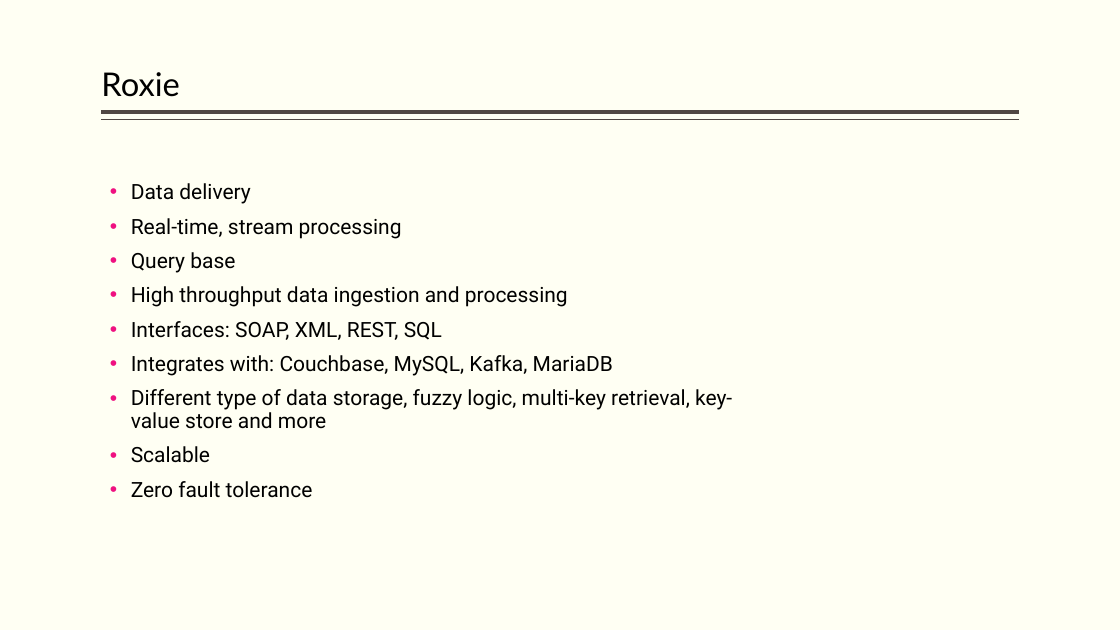
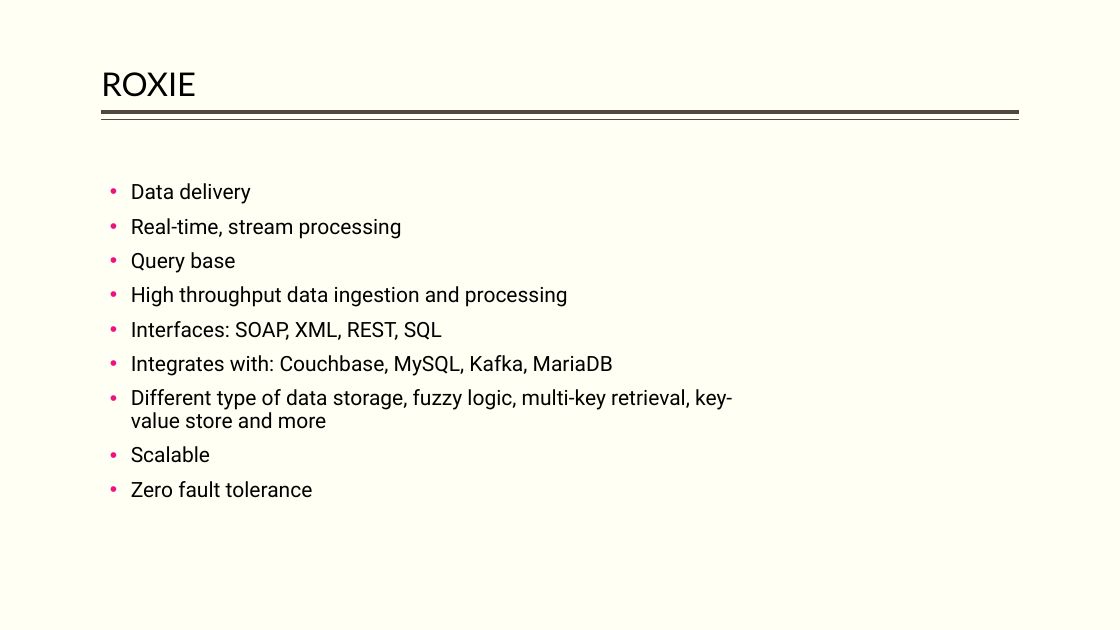
Before and after one commit to hpccsystems-solutions-lab/NCF-2021, a slide deck: slide 14 of BigData-ECL-NCF-2021.pptx. Drawn at 1120x630 pixels with LibreOffice and Linux fonts; fonts in the diff are those of the drawing. Boxes give left, top, right and bottom in pixels: in the first picture for what was removed or moved away, otherwise in the second. Text is boxed around its words. In the diff, an @@ line names an element or a change of style, - is before the commit and + after.

Commit message:
Typo corrections

```diff
--- a/BigData-ECL-NCF-2021.pptx
+++ b/BigData-ECL-NCF-2021.pptx
@@ title at (101,72,196,97): text changed @@
-Roxie
+ROXIE
```
Also in this commit, not shown: 6 other slides changed.
